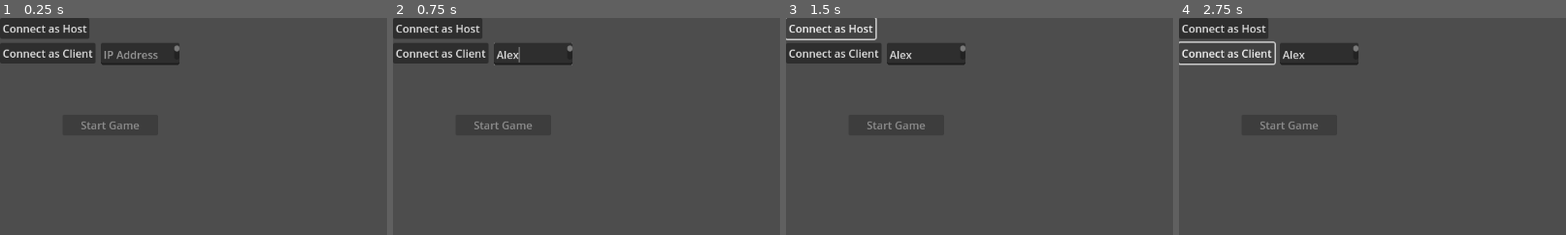
Above: before the commit, frames 1-4 (left to right).
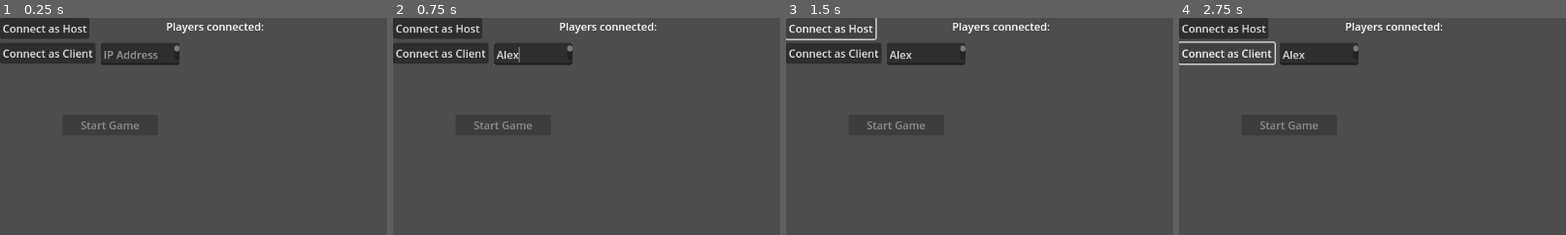
Above: after the commit, the same moments.

Repository: WNPendleton/ggj24
Game: Godot game, scene res://scenes/humanhyena.tscn
Two runs of this game, one before a commit and one after it. Both use one fixed random seed, a clock stepped at 60 frames per second and the inputs below.
Inputs (mouse positions are % of the whole screen's width and height, from its top left):
- Up to frame 1 (0.25 s): no input
- Up to frame 2 (0.75 s): click (18, 8) at 0.52 s; type "Alex" at 0.6 s
- Up to frame 3 (1.5 s): click "Connect as Host" at 1.25 s
- Up to frame 4 (2.75 s): click "Connect as Client" at 2 s
The pictures show only the part of the screen within x 0-50%, y 0-50%; the shares and areas given below are measured in that part.

The runs differ from the first frame. In frame 1, 0.5% of the frame differs, in the area x 43-69%, y 2-8%; in frame 2, 0.5%; in frame 3, 0.5%; in frame 4, 0.5%.

Commit message:
multiplayer test

Diff:
--- a/scenes/UI.gd
+++ b/scenes/UI.gd
@@ -7,6 +7,7 @@
 
 @export var IpAddrTextEdit : TextEdit
 @export var StartGameButton : Button
+@export var PlayerConnectedLabel : Label
 
 var playersLoaded = 0
 
@@ -38,3 +39,4 @@
 func playerLoaded():
 	if(multiplayer.is_server):
 		playersLoaded += 1
+		PlayerConnectedLabel.text = "Players connected: " + playersLoaded
--- a/scenes/humanhyena.tscn
+++ b/scenes/humanhyena.tscn
@@ -46,5 +46,13 @@
 offset_bottom = 70.0
 placeholder_text = "IP Address"
 
+[node name="PlayersConnectedLabel" type="Label" parent="UI"]
+layout_mode = 0
+offset_left = 247.0
+offset_top = 1.0
+offset_right = 287.0
+offset_bottom = 24.0
+text = "Players connected: "
+
 [connection signal="button_down" from="UI/HostButton" to="UI" method="beginHosting"]
 [connection signal="button_down" from="UI/ClientButton" to="UI" method="connectClient"]
